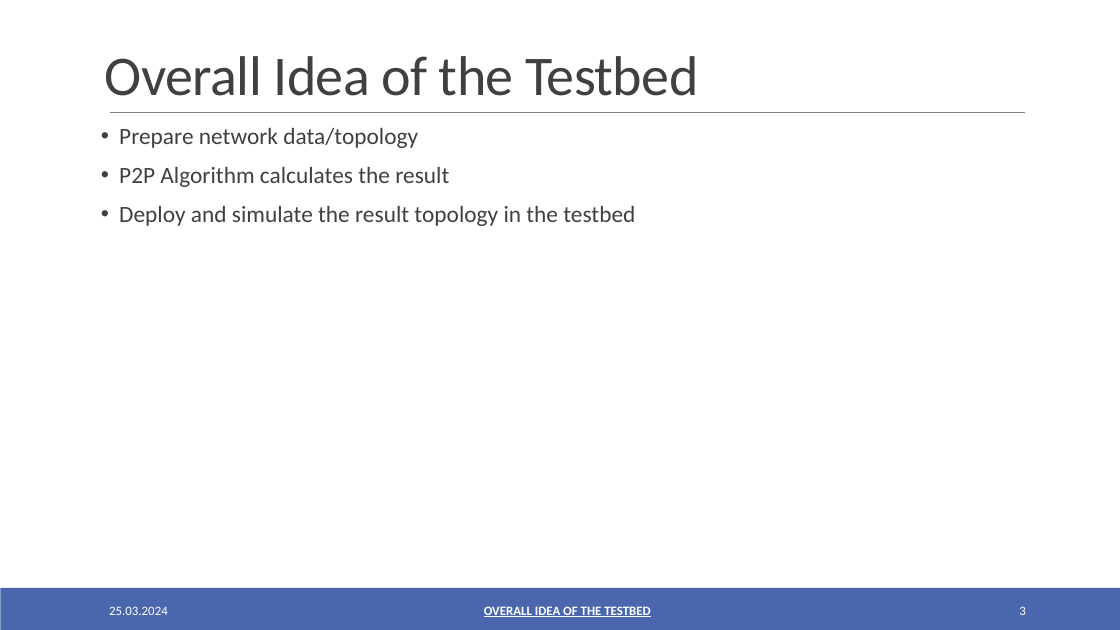
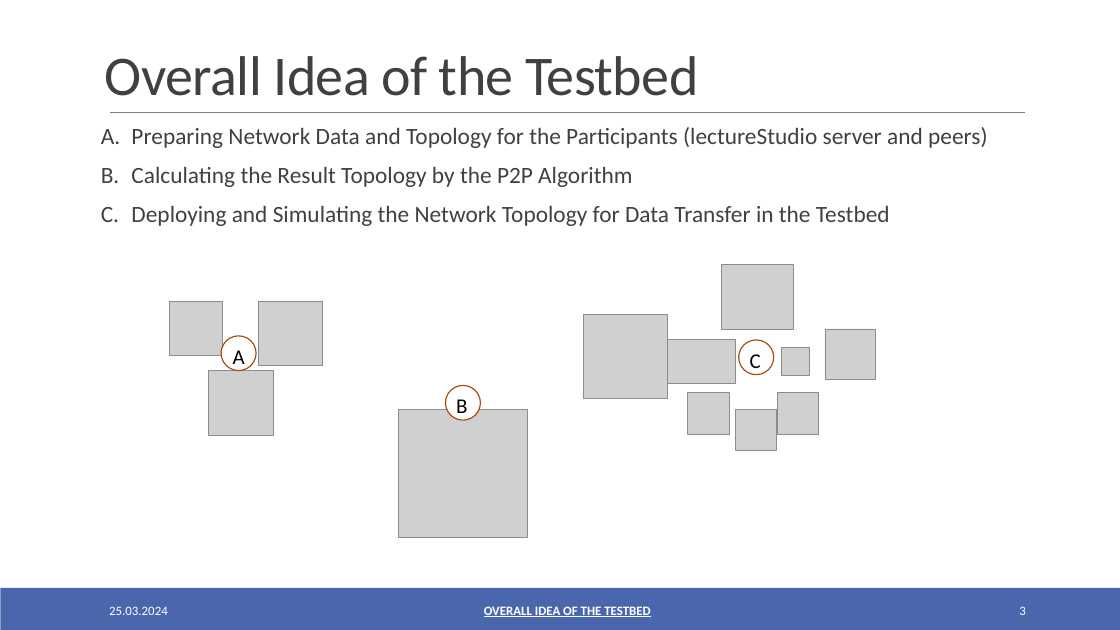
Before and after one commit to oezcankaraca/abschlussvortrag, a slide deck: slide 3 of Abschlussvortrag.pptx. Drawn at 1120x630 pixels with LibreOffice and Linux fonts; fonts in the diff are those of the drawing; grey boxes stand for pictures. Boxes give left, top, right and bottom in pixels: in the first picture for what was removed or moved away, otherwise in the second. Text is boxed around its words. In the diff, an @@ line names an element or a change of style, - is before the commit and + after.

```diff
--- a/Abschlussvortrag.pptx
+++ b/Abschlussvortrag.pptx
@@ text removed at [119, 128, 635, 226] @@
-• Prepare network data/topology
-• P2P Algorithm calculates the result
-• Deploy and simulate the result topology in the testbed
@@ text added at [131, 127, 987, 226], 20 pt, text #404040 @@
+A. Preparing Network Data and Topology for the Participants (lectureStudio server and peers)
+B. Calculating the Result Topology by the P2P Algorithm
+C. Deploying and Simulating the Network Topology for Data Transfer in the Testbed
@@ picture added at [722, 265, 793, 329] @@
@@ picture added at [169, 302, 223, 355] @@
@@ picture added at [258, 302, 323, 366] @@
@@ picture added at [584, 314, 669, 399] @@
@@ picture added at [825, 329, 875, 380] @@
@@ ellipse added at [221, 336, 256, 371], fill #FFFFFF, outline #A74810 1 pt @@
@@ text added at [233, 350, 245, 370], 18 pt, text #000000 @@
+A
@@ picture added at [668, 339, 736, 383] @@
@@ ellipse added at [739, 340, 774, 375], fill #FFFFFF, outline #A74810 1 pt @@
@@ text added at [750, 354, 761, 374], 18 pt, text #000000 @@
+C
@@ picture added at [781, 347, 809, 375] @@
@@ picture added at [208, 371, 273, 435] @@
@@ ellipse added at [445, 386, 481, 420], fill #FFFFFF, outline #A74810 1 pt @@
@@ picture added at [399, 409, 527, 537] @@
@@ text added at [456, 399, 467, 420], 18 pt, text #000000 @@
+B
@@ picture added at [687, 393, 729, 435] @@
@@ picture added at [736, 409, 777, 450] @@
@@ picture added at [778, 393, 819, 434] @@
```
Also in this commit, not shown: 11 other slides changed, 2 other files.
